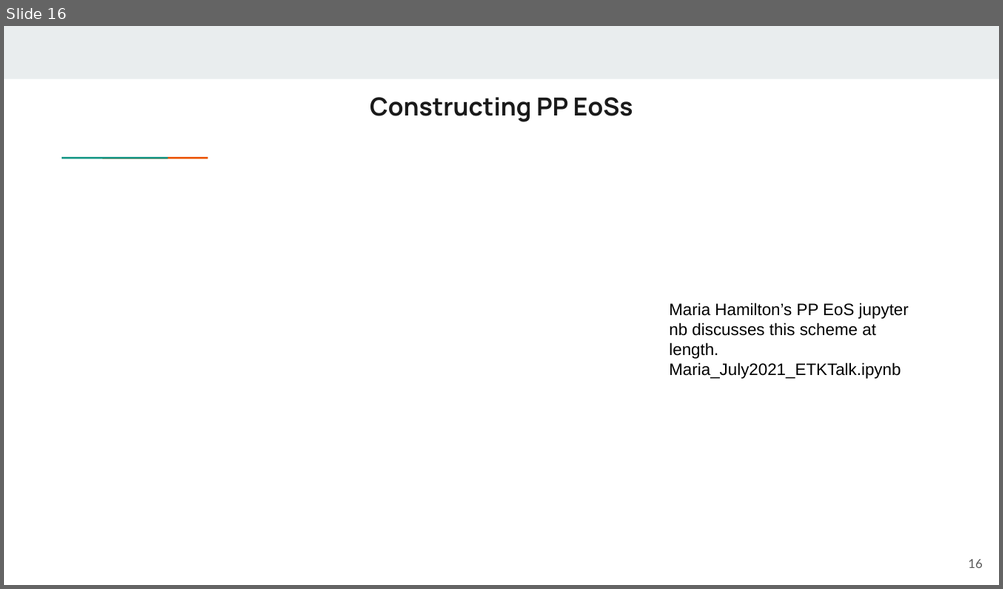
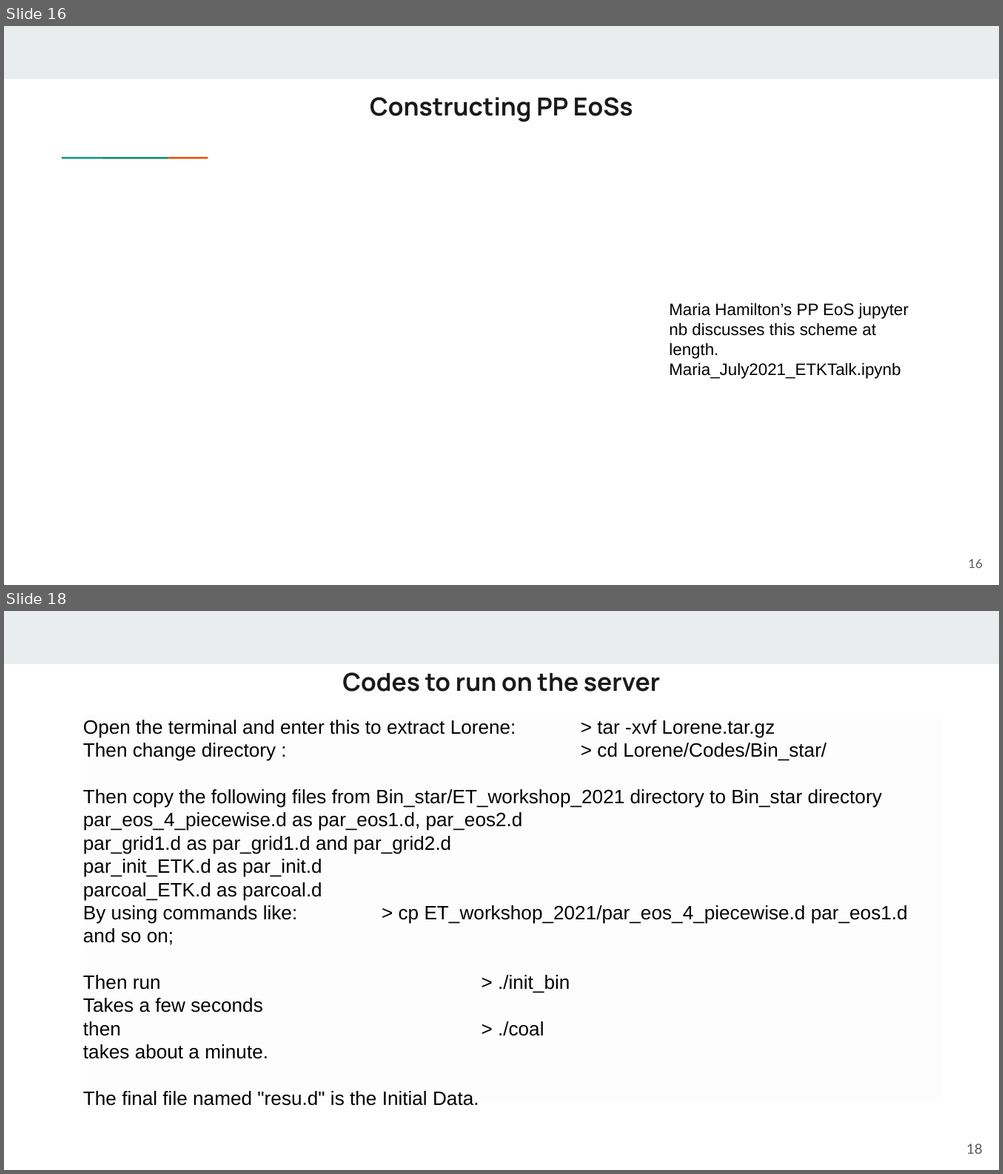
Before and after one commit to EinsteinToolkit/et2021uiuc, a slide deck: _lectures/13-AtulKedia2/Atul-LORENE talk.pptx. Shown one above the other, each under a label of ours: slide 16 before the commit, slides 16 and 18 after it; the slides between them are not shown. The pictures are 1003x589 and 1003x1174 pixels, drawn with LibreOffice and Linux fonts; fonts in the diff are those of the drawing; grey boxes stand for pictures. Boxes give left, top, right and bottom in pixels: in the first picture for what was removed or moved away, otherwise in the second. Text is boxed around its words. In the diff, an @@ line names an element or a change of style, - is before the commit and + after.

```diff
--- a/_lectures/13-AtulKedia2/Atul-LORENE talk.pptx
+++ b/_lectures/13-AtulKedia2/Atul-LORENE talk.pptx
@@ slide 18 added at [4, 611, 999, 1170], background #FFFFFF; not listed: 1 template element that a slide beside it also shows @@
@@ title added at [342, 672, 660, 692], 18 pt, text #1A1A1A, bold @@
+Codes to run on the server
@@ text added at [83, 720, 908, 1106], 14 pt, text #000000 @@
+Open the terminal and enter this to extract Lorene: > tar -xvf Lorene.tar.gz
+Then change directory : > cd Lorene/Codes/Bin_star/
+Then copy the following files from Bin_star/ET_workshop_2021 directory to Bin_star directory
+par_eos_4_piecewise.d as par_eos1.d, par_eos2.d
+par_grid1.d as par_grid1.d and par_grid2.d
+par_init_ETK.d as par_init.d
+parcoal_ETK.d as parcoal.d
+By using commands like: > cp ET_workshop_2021/par_eos_4_piecewise.d par_eos1.d
+and so on;
+Then run > ./init_bin
+Takes a few seconds
+then > ./coal
+takes about a minute.
+The final file named "resu.d" is the Initial Data.
@@ page number added at [966, 1144, 982, 1154], 10 pt, text #595959 @@
+18
```
Also in this commit, not shown: 6 slides changed.
